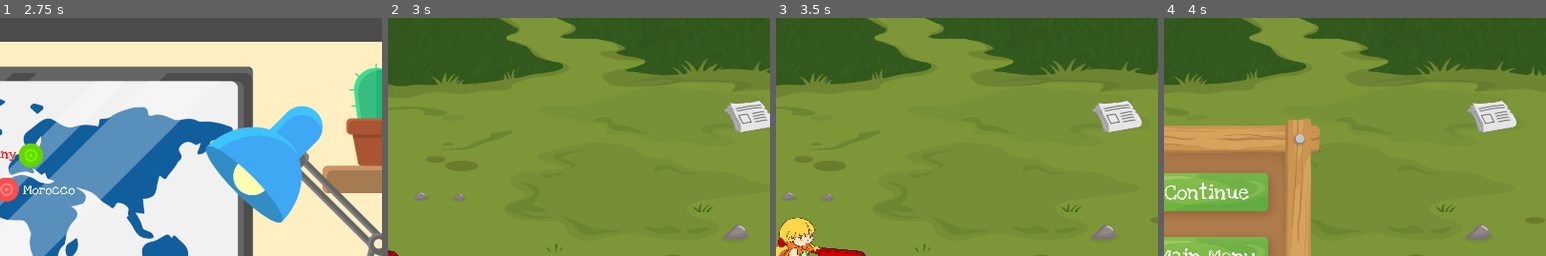
Above: before the commit, frames 1-4 (left to right).
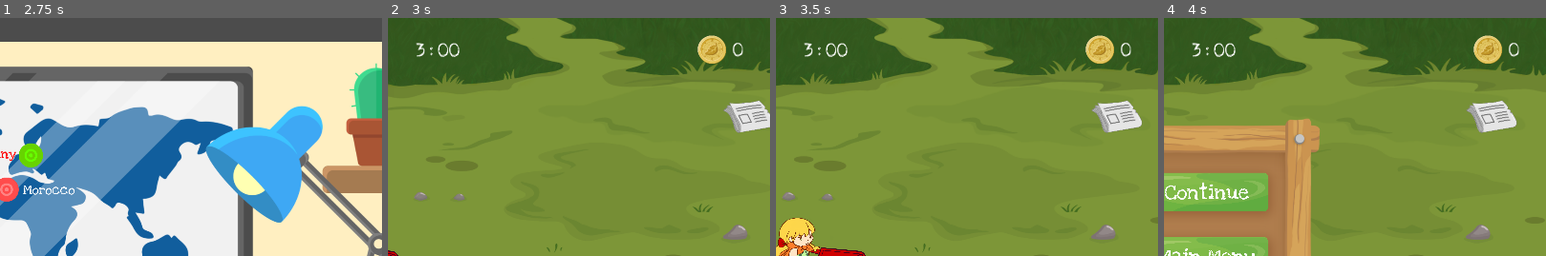
Above: after the commit, the same moments.

Repository: siconline/EcoChampion_Godot
Game: Godot game, scene res://Main.tscn
Same seed, same stepped clock (60 frames per second), same inputs: the game is played once before the commit and once after it.
Inputs:
- Up to frame 1 (2.75 s): click "Score" at 0.5 s; click "Level Menu" at 1.25 s; click "Garbage Patrol" at 2 s
- Up to frame 2 (3 s): click "Germany" at 2.75 s
- Up to frame 3 (3.5 s): no input
- Up to frame 4 (4 s): click "Pause" at 3.5 s
The pictures show only the part of the screen within x 44-94%, y 0-50%; the shares and areas given below are measured in that part.

Frame 1 is identical in both runs. In frame 2, 1.0% of the frame differs, in the area x 7-93%, y 7-20%; in frame 3, 1.0%; in frame 4, 1.0%.

Commit message:
added score and timer clock

Diff:
--- a/Main.gd
+++ b/Main.gd
@@ -4,6 +4,7 @@
 onready var miniGame01 = $MiniGame01
 onready var obstacles = $MiniGame01/Obstacles
 onready var player = $MiniGame01/Player
+onready var clock = $MiniGame01/Player/Node2D/Hud/Clock/Clock_Timer
 
 func _ready():
 	miniGame01.camera.current = false
@@ -25,3 +26,4 @@
 		obstacles.setValue = true
 		player.speed = player.maxSpeed
 		player.animPlayer.stop(true)
+		clock.start()
--- a/MiniGame01/Facilities.gd
+++ b/MiniGame01/Facilities.gd
@@ -1,15 +1,28 @@
 extends Node2D
 
-# class member variables go here, for example:
-# var a = 2
-# var b = "textvar"
+onready var miniGame01 = get_node("../../MiniGame01")
+onready var plasticBehind = $Plastic/Behind
+onready var paperBehind = $Paper/Behind
+onready var metalBehind = $Metal/Behind
+# 0 = Paper A,M
+# 1 = Paper G
+# 2 = Metal A,M
+# 3 = Metal G
+# 4 = Plastic A,M
+# 5 = Plastic G
+var textures = [preload('res://MiniGame01/Textures/Facilities/t1_hinten_am.png'), preload('res://MiniGame01/Textures/Facilities/t1_hinten_d.png'), preload('res://MiniGame01/Textures/Facilities/t2_hinten_am.png'), preload('res://MiniGame01/Textures/Facilities/t2_hinten_d.png'), preload('res://MiniGame01/Textures/Facilities/t3_hinten_am.png'), preload('res://MiniGame01/Textures/Facilities/t3_hinten_d.png')]
 
 func _ready():
-	# Called when the node is added to the scene for the first time.
-	# Initialization here
 	pass
 
-#func _process(delta):
-#	# Called every frame. Delta is time since last frame.
-#	# Update game logic here.
-#	pass
+func _process(delta):
+
+	#----Load the right texture by localisation id -- minigame01----#
+	if miniGame01.localisation == 0:
+		plasticBehind.texture = textures[5]
+		paperBehind.texture = textures[1]
+		metalBehind.texture = textures[3]
+	else:
+		plasticBehind.texture = textures[4]
+		paperBehind.texture = textures[0]
+		metalBehind.texture = textures[2]
--- /dev/null
+++ b/MiniGame01/Hud/Clock.gd
@@ -0,0 +1,29 @@
+extends Node2D
+
+onready var clockMinute = $Clock_Minute
+onready var clockSecond = $Clock_Second
+
+var minute = 3
+var second = 0
+
+func _ready():
+	# Called when the node is added to the scene for the first time.
+	# Initialization here
+	pass
+
+func _process(delta):
+
+	if second < 0:
+		second = 59
+		minute -= 1
+
+
+	clockMinute.text = str(minute)
+	if second < 10:
+		clockSecond.text = str(0, second)
+	else:
+		clockSecond.text = str(second)
+
+
+func _on_Clock_Timer_timeout():
+	second -= 1
--- a/MiniGame01/Hud/Hud.gd
+++ b/MiniGame01/Hud/Hud.gd
@@ -3,25 +3,29 @@
 onready var pausemenu = $Pausemenu
 onready var button_Pause = $Button_Pause
 onready var miniGame01 = get_node("../../../../MiniGame01")
+onready var score = $Score_Count
+onready var clock = $Clock/Clock_Timer
+
+var scoreCount = 0
 
 func _ready():
 	# Called when the node is added to the scene for the first time.
 	# Initialization here
 	pass
 
-#func _process(delta):
-#	# Called every frame. Delta is time since last frame.
-#	# Update game logic here.
-#	pass
+func _process(delta):
+	score.text = str(scoreCount)
 
 
 func _on_Button_Pause_pressed():
 	pausemenu.visible = true
 	get_tree().set_pause(true)
+	clock.set_paused(true)
 
 func _on_Button_Continue_pressed():
 	pausemenu.visible = false
 	get_tree().set_pause(false)
+	clock.set_paused(false)
 
 
 func _on_Button_MainMenu_pressed():
--- a/MiniGame01/Hud/Hud.tscn
+++ b/MiniGame01/Hud/Hud.tscn
@@ -1,20 +1,31 @@
-[gd_scene load_steps=7 format=2]
+[gd_scene load_steps=11 format=2]
 
 [ext_resource path="res://MiniGame01/Hud/Hud.gd" type="Script" id=1]
-[ext_resource path="res://MiniGame01/Hud/Textures/Button/pause_button_1.png" type="Texture" id=2]
-[ext_resource path="res://MiniGame01/Hud/Textures/Button/pause_button_2.png" type="Texture" id=3]
-[ext_resource path="res://Fonts/LoveYaLikeASister.ttf" type="DynamicFontData" id=4]
-[ext_resource path="res://MiniGame01/Hud/Textures/Menu/pause_rahmen_holz.png" type="Texture" id=5]
+[ext_resource path="res://MiniGame01/Textures/Backgrounds/Argentina/BackgroundEnd_a.png" type="Texture" id=2]
+[ext_resource path="res://MiniGame01/Hud/Textures/Button/pause_button_1.png" type="Texture" id=3]
+[ext_resource path="res://MiniGame01/Hud/Textures/Button/pause_button_2.png" type="Texture" id=4]
+[ext_resource path="res://Fonts/LoveYaLikeASister.ttf" type="DynamicFontData" id=5]
+[ext_resource path="res://MiniGame01/Hud/Textures/Menu/pause_rahmen_holz.png" type="Texture" id=6]
+[ext_resource path="res://MiniGame01/Hud/Clock.gd" type="Script" id=7]
+[ext_resource path="res://MiniGame01/Hud/Textures/Coins/ecocoin_1.png" type="Texture" id=8]
 
 [sub_resource type="DynamicFont" id=1]
 
 size = 250
 use_mipmaps = false
 use_filter = false
-font_data = ExtResource( 4 )
+font_data = ExtResource( 5 )
 _sections_unfolded = [ "Font", "Settings" ]
 
-[node name="Hud" type="Control"]
+[sub_resource type="DynamicFont" id=2]
+
+size = 50
+use_mipmaps = false
+use_filter = true
+font_data = ExtResource( 5 )
+_sections_unfolded = [ "Font", "Settings" ]
+
+[node name="Hud" type="Control" index="0"]
 
 anchor_left = 0.0
 anchor_top = 0.0
@@ -30,7 +41,13 @@
 size_flags_vertical = 1
 script = ExtResource( 1 )
 
-[node name="Button_Pause" type="TextureButton" parent="." index="0"]
+[node name="windowsize" type="Sprite" parent="." index="0"]
+
+visible = false
+texture = ExtResource( 2 )
+_sections_unfolded = [ "Transform" ]
+
+[node name="Button_Pause" type="TextureButton" parent="." index="1"]
 
 editor/display_folded = true
 anchor_left = 0.0
@@ -81,12 +98,12 @@
 max_lines_visible = -1
 _sections_unfolded = [ "Rect", "custom_fonts" ]
 
-[node name="Pausemenu" type="Sprite" parent="." index="1"]
+[node name="Pausemenu" type="Sprite" parent="." index="2"]
 
 editor/display_folded = true
 visible = false
 scale = Vector2( 0.85, 0.85 )
-texture = ExtResource( 5 )
+texture = ExtResource( 6 )
 _sections_unfolded = [ "Transform" ]
 
 [node name="Button_Continue" type="TextureButton" parent="Pausemenu" index="0"]
@@ -239,6 +256,117 @@
 max_lines_visible = -1
 _sections_unfolded = [ "Rect", "custom_fonts" ]
 
+[node name="Clock" type="Node2D" parent="." index="3"]
+
+position = Vector2( 0, -549 )
+script = ExtResource( 7 )
+_sections_unfolded = [ "Transform" ]
+
+[node name="Clock_Timer" type="Timer" parent="Clock" index="0"]
+
+process_mode = 1
+wait_time = 1.0
+one_shot = false
+autostart = false
+
+[node name="Clock_Minute" type="Label" parent="Clock" index="1"]
+
+anchor_left = 0.0
+anchor_top = 0.0
+anchor_right = 0.0
+anchor_bottom = 0.0
+margin_left = -43.0
+margin_right = -15.0
+margin_bottom = 63.0
+rect_pivot_offset = Vector2( 0, 0 )
+rect_clip_content = false
+mouse_filter = 2
+mouse_default_cursor_shape = 0
+size_flags_horizontal = 1
+size_flags_vertical = 4
+custom_fonts/font = SubResource( 2 )
+text = "0"
+align = 2
+percent_visible = 1.0
+lines_skipped = 0
+max_lines_visible = -1
+_sections_unfolded = [ "Margin", "custom_fonts" ]
+
+[node name="Clock_" type="Label" parent="Clock" index="2"]
+
+anchor_left = 0.0
+anchor_top = 0.0
+anchor_right = 0.0
+anchor_bottom = 0.0
+margin_left = -13.0
+margin_right = 15.0
+margin_bottom = 63.0
+rect_pivot_offset = Vector2( 0, 0 )
+rect_clip_content = false
+mouse_filter = 2
+mouse_default_cursor_shape = 0
+size_flags_horizontal = 1
+size_flags_vertical = 4
+custom_fonts/font = SubResource( 2 )
+text = ":"
+align = 1
+percent_visible = 1.0
+lines_skipped = 0
+max_lines_visible = -1
+_sections_unfolded = [ "Margin", "custom_fonts" ]
+
+[node name="Clock_Second" type="Label" parent="Clock" index="3"]
+
+anchor_left = 0.0
+anchor_top = 0.0
+anchor_right = 0.0
+anchor_bottom = 0.0
+margin_left = 16.0
+margin_right = 44.0
+margin_bottom = 63.0
+rect_pivot_offset = Vector2( 0, 0 )
+rect_clip_content = false
+mouse_filter = 2
+mouse_default_cursor_shape = 0
+size_flags_horizontal = 1
+size_flags_vertical = 4
+custom_fonts/font = SubResource( 2 )
+text = "0"
+percent_visible = 1.0
+lines_skipped = 0
+max_lines_visible = -1
+_sections_unfolded = [ "Margin", "custom_fonts" ]
+
+[node name="Score_Count" type="Label" parent="." index="4"]
+
+anchor_left = 0.0
+anchor_top = 0.0
+anchor_right = 0.0
+anchor_bottom = 0.0
+margin_left = 757.0
+margin_top = -550.0
+margin_right = 869.0
+margin_bottom = -487.0
+rect_pivot_offset = Vector2( 0, 0 )
+rect_clip_content = false
+mouse_filter = 2
+mouse_default_cursor_shape = 0
+size_flags_horizontal = 1
+size_flags_vertical = 4
+custom_fonts/font = SubResource( 2 )
+text = "0"
+percent_visible = 1.0
+lines_skipped = 0
+max_lines_visible = -1
+_sections_unfolded = [ "Margin", "custom_fonts" ]
+
+[node name="Score_Texture" type="Sprite" parent="." index="5"]
+
+position = Vector2( 706.135, -520 )
+scale = Vector2( 0.3, 0.3 )
+texture = ExtResource( 8 )
+_sections_unfolded = [ "Transform" ]
+
 [connection signal="pressed" from="Button_Pause" to="." method="_on_Button_Pause_pressed"]
 
 [connection signal="pressed" from="Pausemenu/Button_Continue" to="." method="_on_Button_Continue_pressed"]
@@ -246,3 +374,5 @@
 [connection signal="pressed" from="Pausemenu/Button_MainMenu" to="." method="_on_Button_MainMenu_pressed"]
 
 [connection signal="pressed" from="Pausemenu/Button_Quit" to="." method="_on_Button_Quit_pressed"]
+
+[connection signal="timeout" from="Clock/Clock_Timer" to="Clock" method="_on_Clock_Timer_timeout"]
--- a/MiniGame01/MiniGame01.tscn
+++ b/MiniGame01/MiniGame01.tscn
@@ -48,7 +48,7 @@
 custom_solver_bias = 0.0
 extents = Vector2( 78.0835, 167.739 )
 
-[node name="MiniGame01" type="Node2D" index="0"]
+[node name="MiniGame01" type="Node2D"]
 
 script = ExtResource( 1 )
 _sections_unfolded = [ "Pause" ]
@@ -965,7 +965,6 @@
 
 [node name="Plastic" type="StaticBody2D" parent="Facilities" index="0"]
 
-editor/display_folded = true
 position = Vector2( 6500, -350 )
 input_pickable = false
 collision_layer = 1
--- a/MiniGame01/Player/Player.gd
+++ b/MiniGame01/Player/Player.gd
@@ -18,6 +18,7 @@
 onready var pickUp6 = $PickUps/PickUp6
 onready var animPlayer = $AnimationPlayer
 onready var hud = $Node2D/Hud
+onready var clock = $Node2D/Hud/Clock/Clock_Timer
 
 # pickUp positions
 var posPickUps = 20
@@ -100,6 +101,7 @@
 	elif Input.is_action_just_pressed("ui_cancel"):
 		hud.pausemenu.visible = true
 		get_tree().set_pause(true)
+		clock.set_paused(true)
 
 	var collision_info = move_and_collide(movement * delta)
 
@@ -140,6 +142,12 @@
 		#----check the item on weelbarrow----#
 		if pickUps.pickUpTypBarrow[pickUps.pickUpTypBarrow.size()-1] == pickUpIndex:
 			print(pickUpName)
+			if pickUpName == "Plastic":
+				hud.scoreCount += 100
+			elif pickUpName == "Metal":
+				hud.scoreCount += 50
+			else:
+				hud.scoreCount += 25
 		else:
 			if pickUpIndex == 9 && pickUpName == "Value":
 				pass
Not shown: 4 places in MiniGame01/Hud/Hud.tscn that only renumber resources
Binary file added: MiniGame01/Hud/Textures/Coins/ecocoin_1.png
Not shown, added: MiniGame01/Hud/Textures/Coins/ecocoin_1.png.import
Binary file added: MiniGame01/Hud/Textures/Coins/ecocoin_2.png
Not shown, added: MiniGame01/Hud/Textures/Coins/ecocoin_2.png.import
